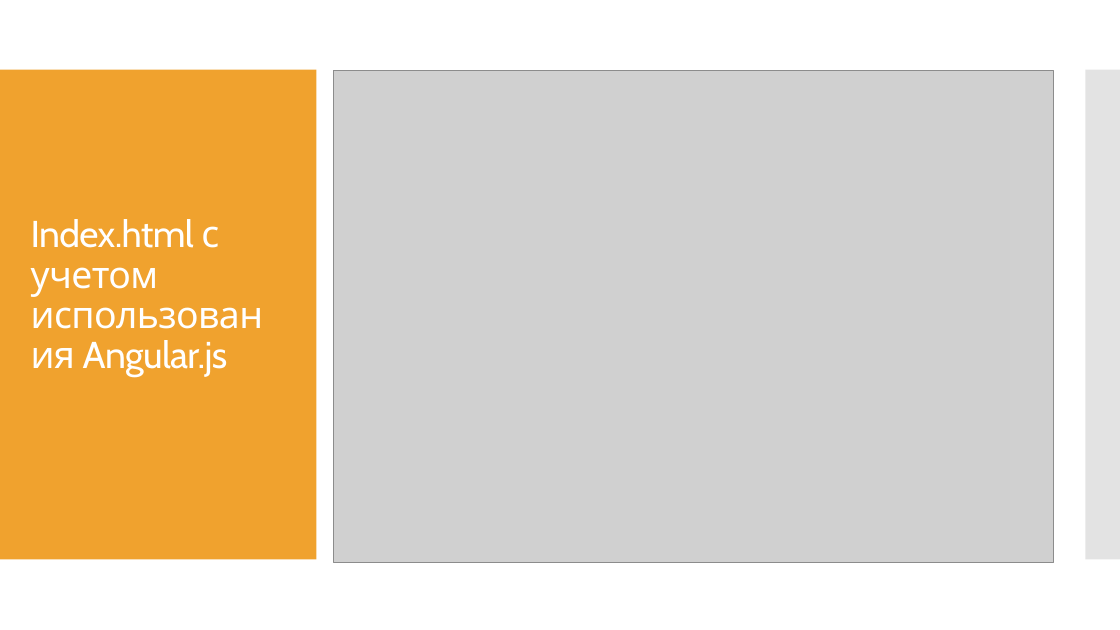
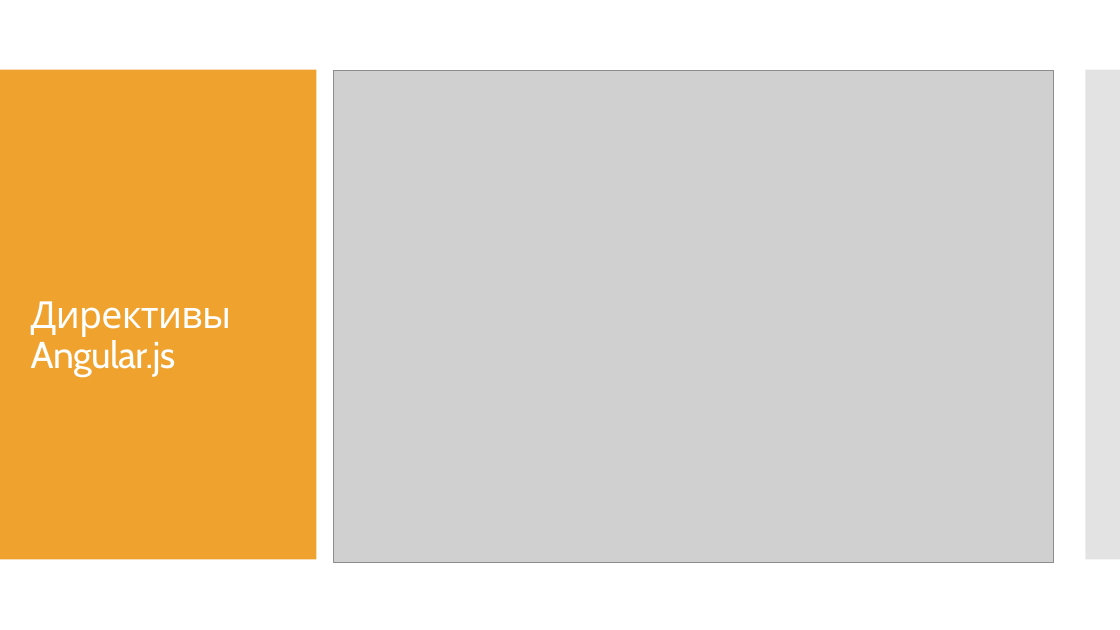
Before and after one commit to AlinaZhurba2000/DZ_Dmitrieva_and_Zhurba, a slide deck: slide 14 of презентация и файл/Сравнение js frameworks.pptx (slide 15 before the commit). Drawn at 1120x630 pixels with LibreOffice and Linux fonts; fonts in the diff are those of the drawing; grey boxes stand for pictures. Boxes give left, top, right and bottom in pixels: in the first picture for what was removed or moved away, otherwise in the second. Text is boxed around its words. In the diff, an @@ line names an element or a change of style, - is before the commit and + after.

```diff
--- a/презентация и файл/Сравнение js frameworks.pptx
+++ b/презентация и файл/Сравнение js frameworks.pptx
@@ title at [31,301,232,377]: text changed @@
-Index.html с учетом использования Angular.js
+Директивы Angular.js
```
Also in this commit, not shown: 3 other slides changed, 5 slides added, 5 slides removed.
